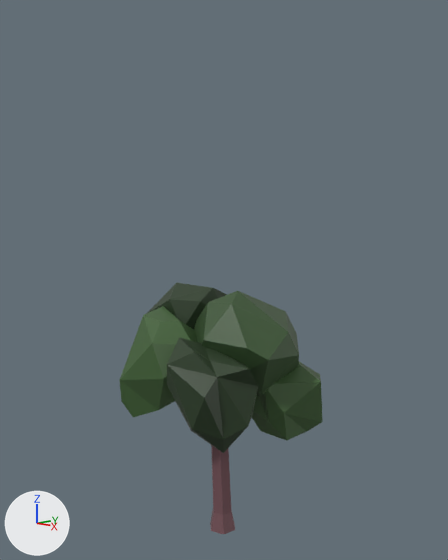
Renders of the Blender file Assets/Prefabs/Trees/Models/workspace.blend from each side of a commit.
The view is the same before and after, from a 50 mm camera at (5.66, -5.42, 4.74) aimed at (0.12, -0.09, 3.43). Lighting does not change. The marker at lower left points along +X, +Y and +Z.

The first picture shows 'Tree_1'.
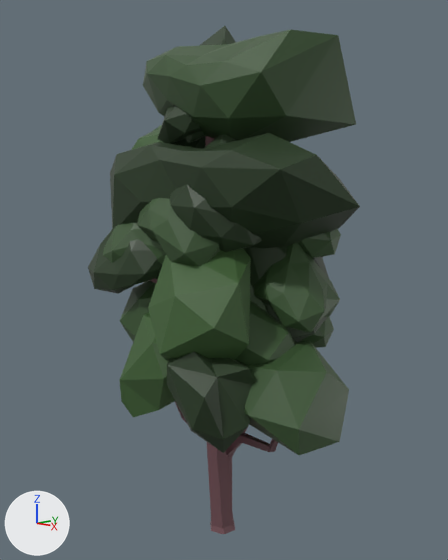
What differs and where, as boxes (x1, y1, x2, y2) in the pictures (448 x 560 px):
'Tree_3', added (green): after (110, 30, 360, 529)
'Tree_2', added (green): after (145, 247, 349, 456)
'Tree_5', added (green): after (88, 26, 341, 504)
'Tree_4', added (black): after (103, 38, 267, 521)

Edits to the bpy script that builds the scene:
```text
Add mat_trees_normal_008:
    mat_trees_normal_008 = principled_material('_trees_normal.008')
    mat_trees_normal_008.texture = img_tree_default_png
Add mat_trees_normal_007:
    mat_trees_normal_007 = principled_material('_trees_normal.007')
    mat_trees_normal_007.texture = img_tree_default_png
Add mat_trees_normal_006:
    mat_trees_normal_006 = principled_material('_trees_normal.006')
    mat_trees_normal_006.texture = img_tree_default_png
Add mat_trees_normal_005:
    mat_trees_normal_005 = principled_material('_trees_normal.005')
    mat_trees_normal_005.texture = img_tree_default_png
Add me_tree_5_mesh:
    me_tree_5_mesh.from_pydata(...)  # 512 vertices, 890 faces; spans x -1.5..1.53, y 0.0..6.56, z -1.32..1.24
    me_tree_5_mesh.materials.append(mat_trees_normal_008)  # picture img_tree_default_png
Add me_tree_4_mesh:
    me_tree_4_mesh.from_pydata(...)  # 330 vertices, 556 faces; spans x -1.41..1.08, y 0.0..6.35, z -1.02..1.18
    me_tree_4_mesh.materials.append(mat_trees_normal_007)  # picture img_tree_default_png
Add me_tree_3_mesh:
    me_tree_3_mesh.from_pydata(...)  # 238 vertices, 389 faces; spans x -1.54..1.94, y 0.0..6.29, z -1.29..1.14
    me_tree_3_mesh.materials.append(mat_trees_normal_006)  # picture img_tree_default_png
Add me_tree_2_mesh:
    me_tree_2_mesh.from_pydata(...)  # 178 vertices, 247 faces; spans x -1.53..1.8, y 0.0..4.55, z -1.25..1.4
    me_tree_2_mesh.materials.append(mat_trees_normal_005)  # picture img_tree_default_png
Add ob_tree_5:
    ob_tree_5 = bpy.data.objects.new('Tree_5', me_tree_5_mesh)
    ob_tree_5.location = (0.0, 0.0, 0.0)
    ob_tree_5.rotation_euler = (1.571, 0.0, 0.0)  # degrees (90, 0, 0)
Add ob_tree_4:
    ob_tree_4 = bpy.data.objects.new('Tree_4', me_tree_4_mesh)
    ob_tree_4.location = (0.0, 0.0, 0.0)
    ob_tree_4.rotation_euler = (1.571, 0.0, 0.0)  # degrees (90, 0, 0)
Add ob_tree_3:
    ob_tree_3 = bpy.data.objects.new('Tree_3', me_tree_3_mesh)
    ob_tree_3.location = (0.0, 0.0, 0.0)
    ob_tree_3.rotation_euler = (1.571, 0.0, 0.0)  # degrees (90, 0, 0)
Add ob_tree_2:
    ob_tree_2 = bpy.data.objects.new('Tree_2', me_tree_2_mesh)
    ob_tree_2.location = (0.0, 0.0, 0.0)
    ob_tree_2.rotation_euler = (1.571, 0.0, 0.0)  # degrees (90, 0, 0)
```
